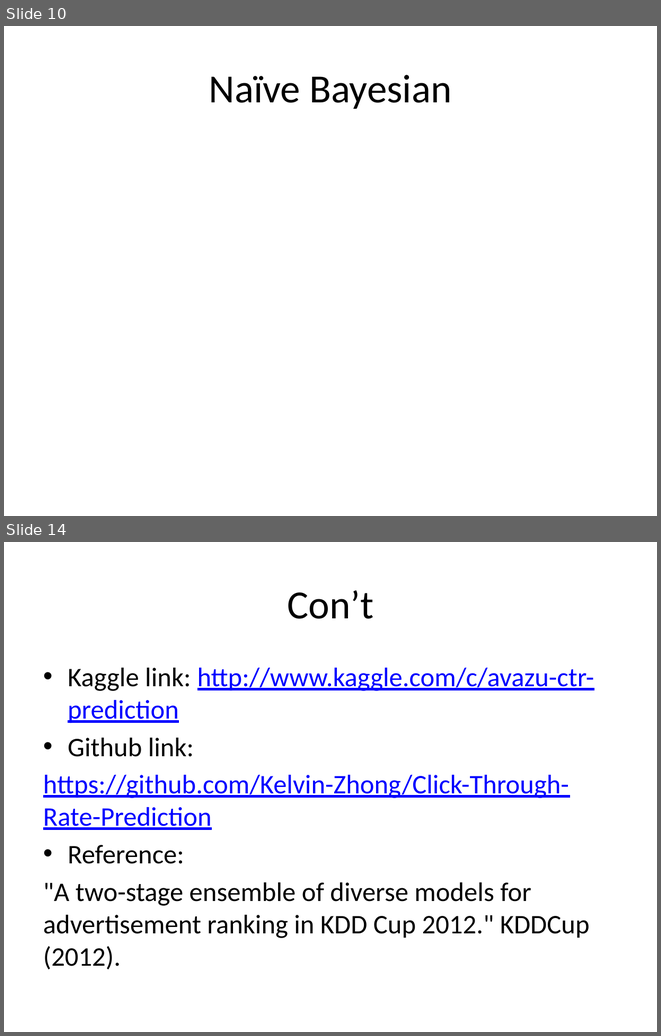
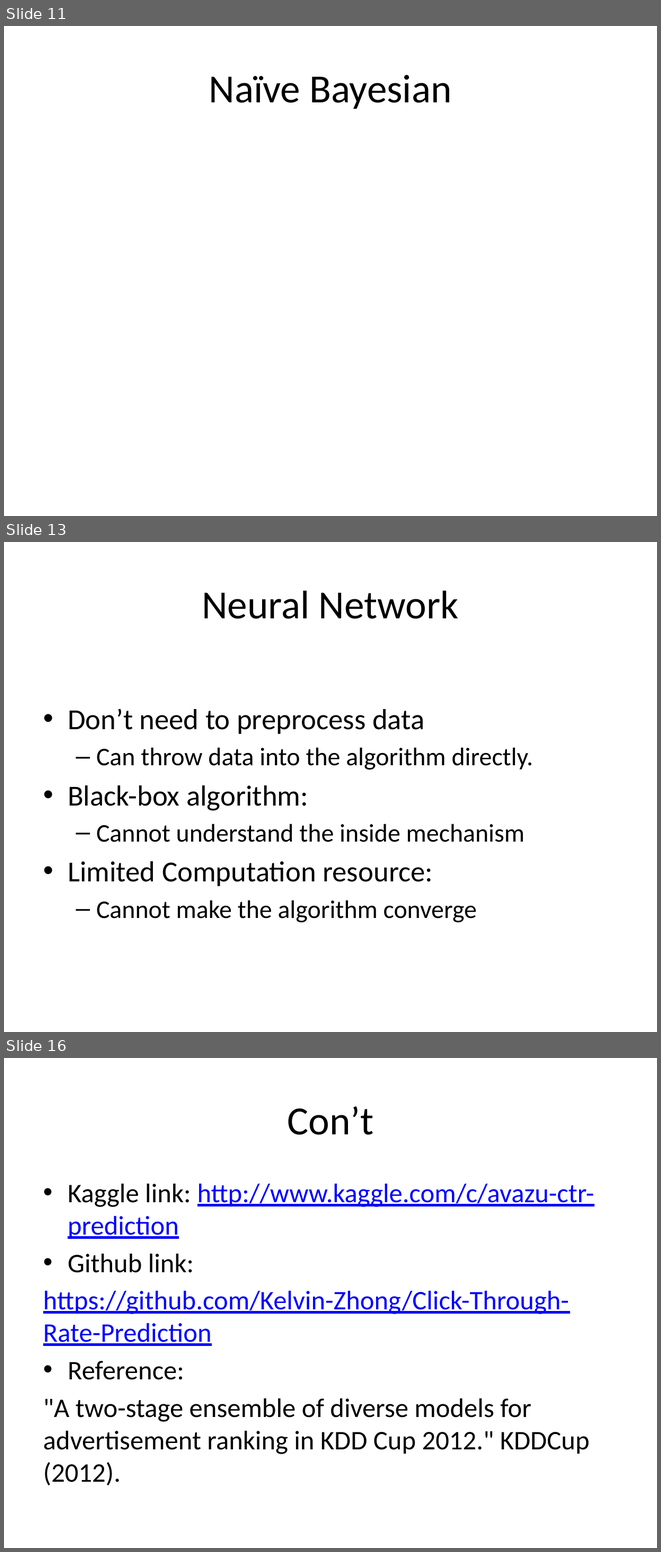
Before and after one commit to Kelvin-Zhong/Click-Through-Rate-Prediction, a slide deck: project_presentation.pptx. Shown one above the other, each under a label of ours: slides 10 and 14 before the commit, slides 11, 13 and 16 after it; the slides between them are not shown. The pictures are 661x1036 and 661x1552 pixels, drawn with LibreOffice and Linux fonts; fonts in the diff are those of the drawing. Boxes give left, top, right and bottom in pixels: in the first picture for what was removed or moved away, otherwise in the second. Text is boxed around its words. In the diff, an @@ line names an element or a change of style, - is before the commit and + after.

```diff
--- a/project_presentation.pptx
+++ b/project_presentation.pptx
@@ slide 13 added at [4, 542, 657, 1032], background #FFFFFF @@
@@ title added at [202, 590, 459, 619], 44 pt, text #000000 @@
+Neural Network
@@ text added at [68, 708, 533, 923], 28 pt, text #000000 @@
+• Don’t need to preprocess data
+  – Can throw data into the algorithm directly.
+• Black-box algorithm:
+  – Cannot understand the inside mechanism
+• Limited Computation resource:
+  – Cannot make the algorithm converge
@@ what was slide 10 is now slide 11 @@
@@ what was slide 14 is now slide 16 @@
```
Also in this commit, not shown: 4 slides changed, 2 other slides added, 1 slide removed.
